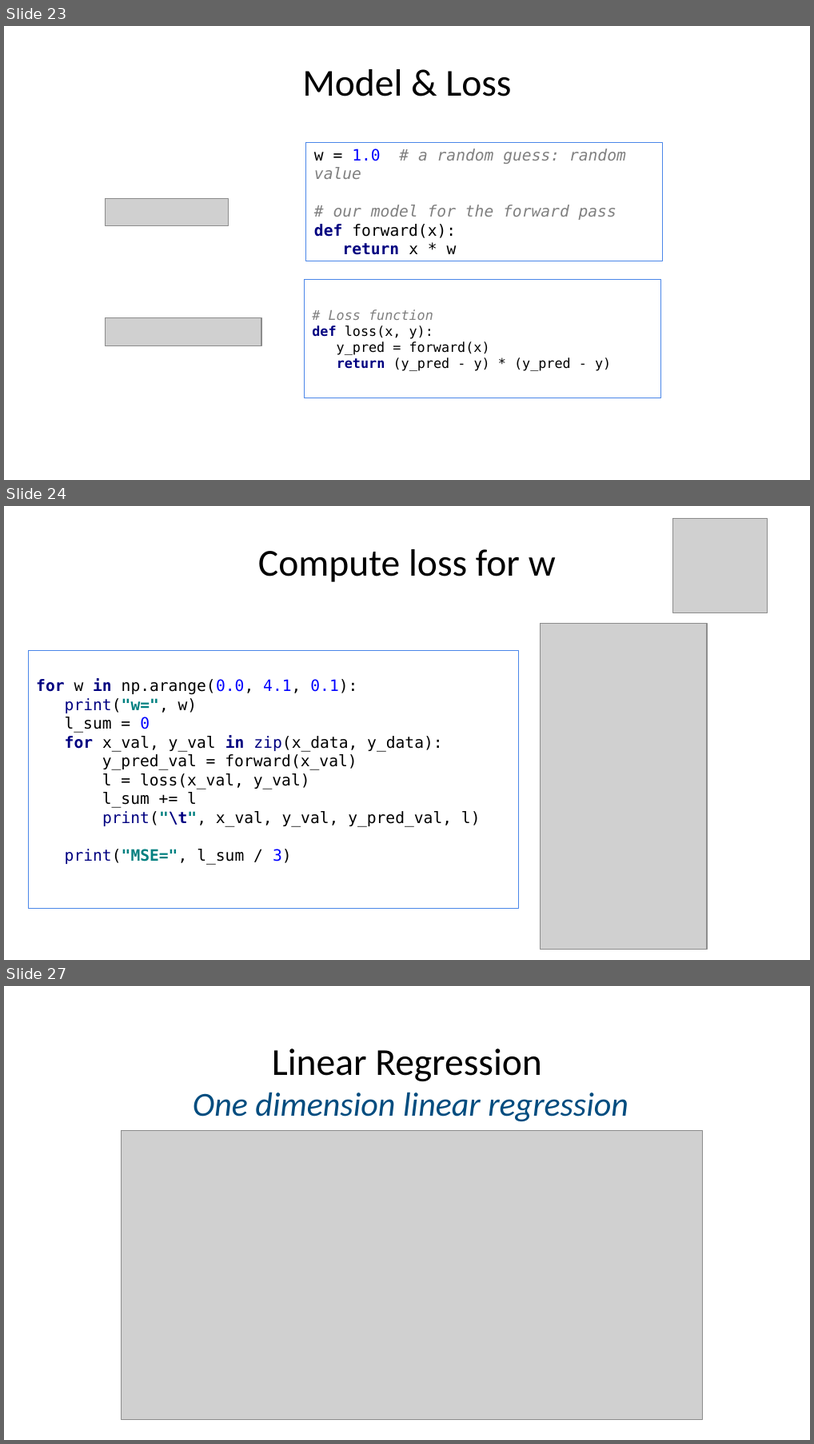
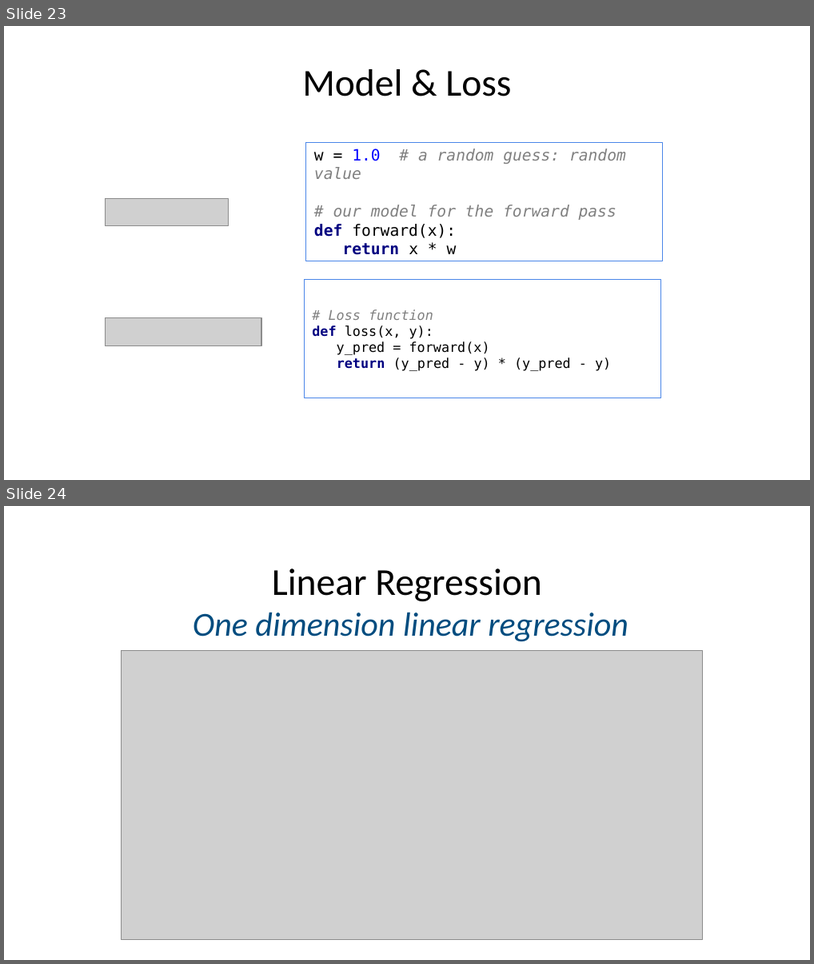
Before and after one commit to joshhu/hackthon_cht, a slide deck: 03 - Linear Model and gradient descent.pptx. Shown one above the other, each under a label of ours: slides 23, 24 and 27 before the commit, slides 23 and 24 after it; the slides between them are not shown. The pictures are 814x1444 and 814x964 pixels, drawn with LibreOffice and Linux fonts; fonts in the diff are those of the drawing; grey boxes stand for pictures. Boxes give left, top, right and bottom in pixels: in the first picture for what was removed or moved away, otherwise in the second. Text is boxed around its words. In the diff, an @@ line names an element or a change of style, - is before the commit and + after.

```diff
--- a/03 - Linear Model and gradient descent.pptx
+++ b/03 - Linear Model and gradient descent.pptx
@@ slide 24 removed at <box>4,506,810,960</box>, background #FFFFFF @@
@@ picture removed at <box>674,519,768,613</box> @@
@@ title removed at <box>258,549,556,582</box> @@
-Compute loss for w
@@ picture removed at <box>540,623,707,948</box> @@
@@ rectangle removed at <box>28,650,518,908</box> @@
-for w in np.arange(0.0, 4.1, 0.1):
-print("w=", w)
-l_sum = 0
-for x_val, y_val in zip(x_data, y_data):
-y_pred_val = forward(x_val)
-l = loss(x_val, y_val)
-l_sum += l
-print("\t", x_val, y_val, y_pred_val, l)
-print("MSE=", l_sum / 3)
@@ what was slide 27 is now slide 24 @@
```
Also in this commit, not shown: 1 slide changed, 8 other slides removed, 5 other files.
